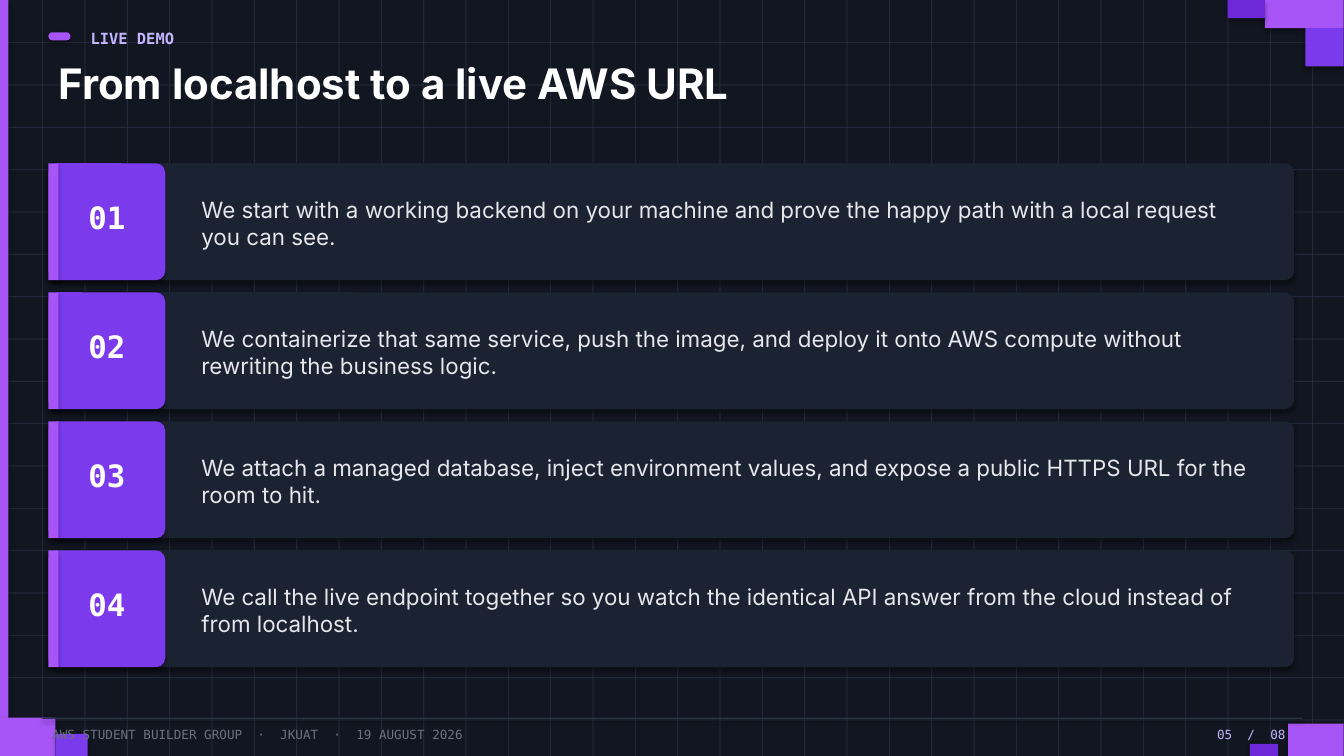
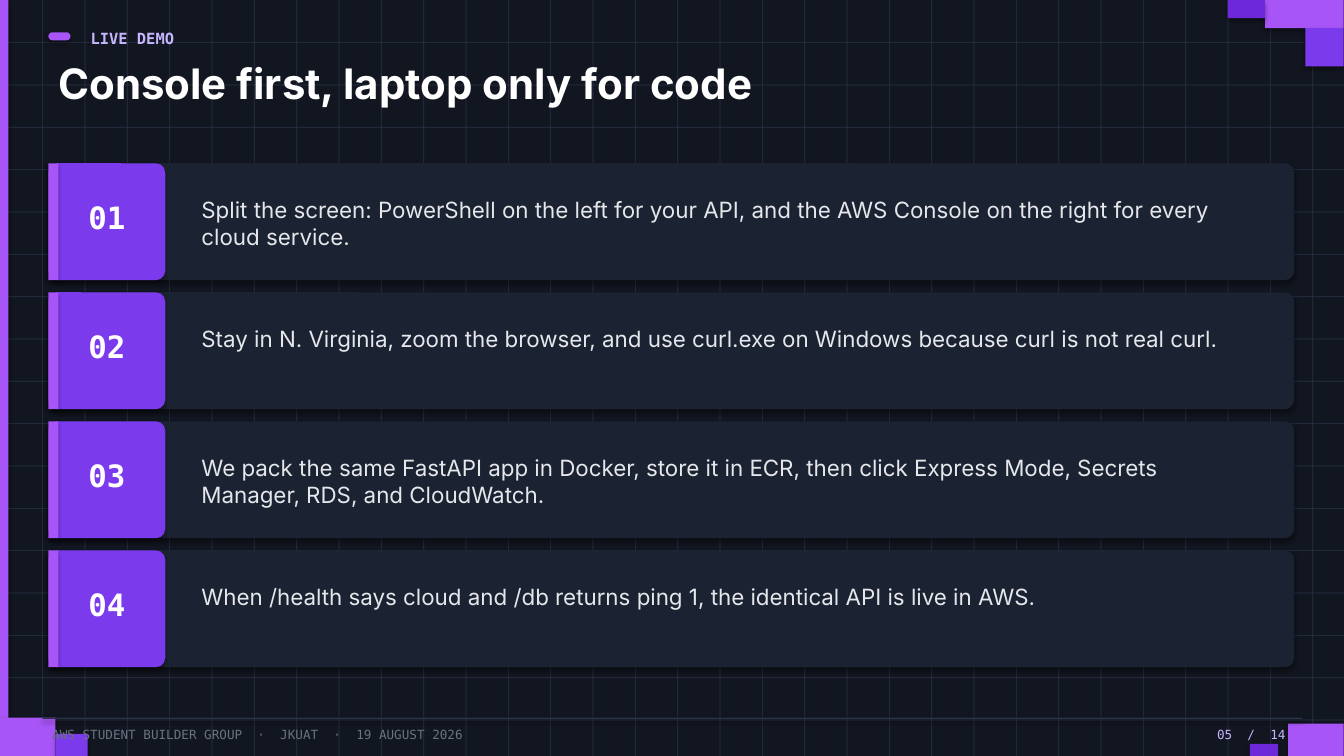
Before and after one commit to GilbertKamau/Talks, a slide deck: slide 5 of talks/2026-08-19-backend-to-cloud/From-Backend-Code-to-the-Cloud.pptx. Drawn at 1344x756 pixels with LibreOffice and Linux fonts; fonts in the diff are those of the drawing. Boxes give left, top, right and bottom in pixels: in the first picture for what was removed or moved away, otherwise in the second. Text is boxed around its words. In the diff, an @@ line names an element or a change of style, - is before the commit and + after.

```diff
--- a/talks/2026-08-19-backend-to-cloud/From-Backend-Code-to-the-Cloud.pptx
+++ b/talks/2026-08-19-backend-to-cloud/From-Backend-Code-to-the-Cloud.pptx
@@ text at [58, 67, 752, 108]: text changed @@
-From localhost to a live AWS URL
+Console first, laptop only for code
@@ text at [201, 201, 1208, 246]: text changed @@
-We start with a working backend on your machine and prove the happy path with a local request you can see.
+Split the screen: PowerShell on the left for your API, and the AWS Console on the right for every cloud service.
@@ text at [201, 330, 1217, 352]: text changed @@
-We containerize that same service, push the image, and deploy it onto AWS compute without rewriting the business logic.
+Stay in N. Virginia, zoom the browser, and use curl.exe on Windows because curl is not real curl.
@@ text at [201, 459, 1157, 508]: text changed @@
-We attach a managed database, inject environment values, and expose a public HTTPS URL for the room to hit.
+We pack the same FastAPI app in Docker, store it in ECR, then click Express Mode, Secrets Manager, RDS, and CloudWatch.
@@ text at [201, 588, 1035, 610]: text changed @@
-We call the live endpoint together so you watch the identical API answer from the cloud instead of from localhost.
+When /health says cloud and /db returns ping 1, the identical API is live in AWS.
@@ text at [1217, 729, 1285, 739]: text changed @@
-05 / 08
+05 / 14
```
Also in this commit, not shown: 7 other slides changed, 6 slides added, 1 other file.
